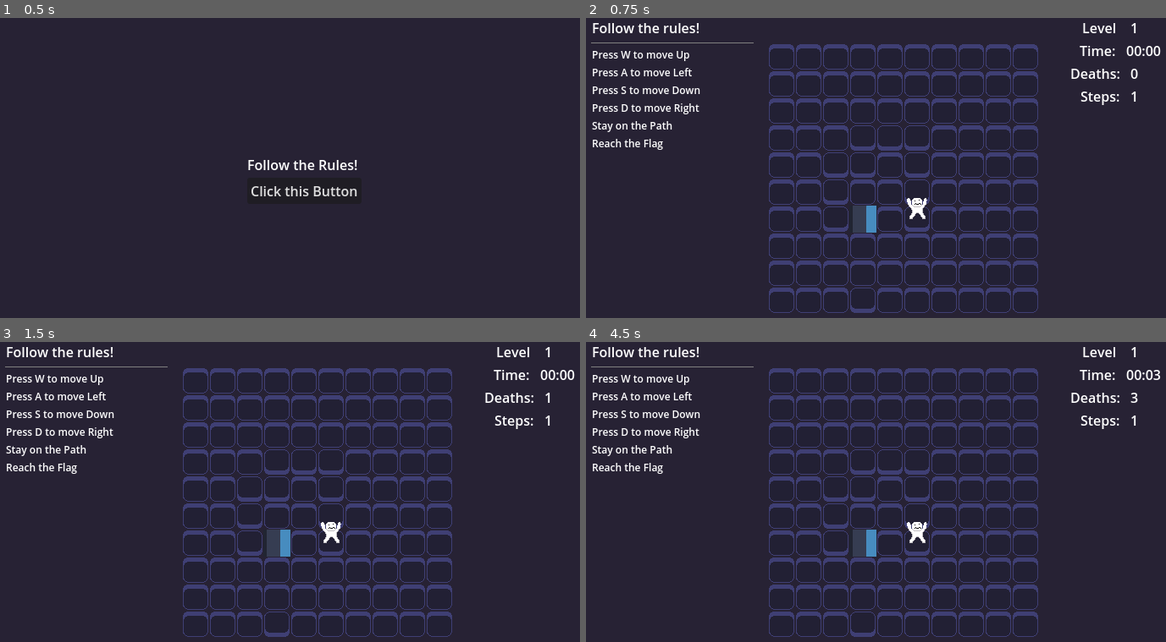
Above: before the commit, frames 1-4 (two rows, left to right).
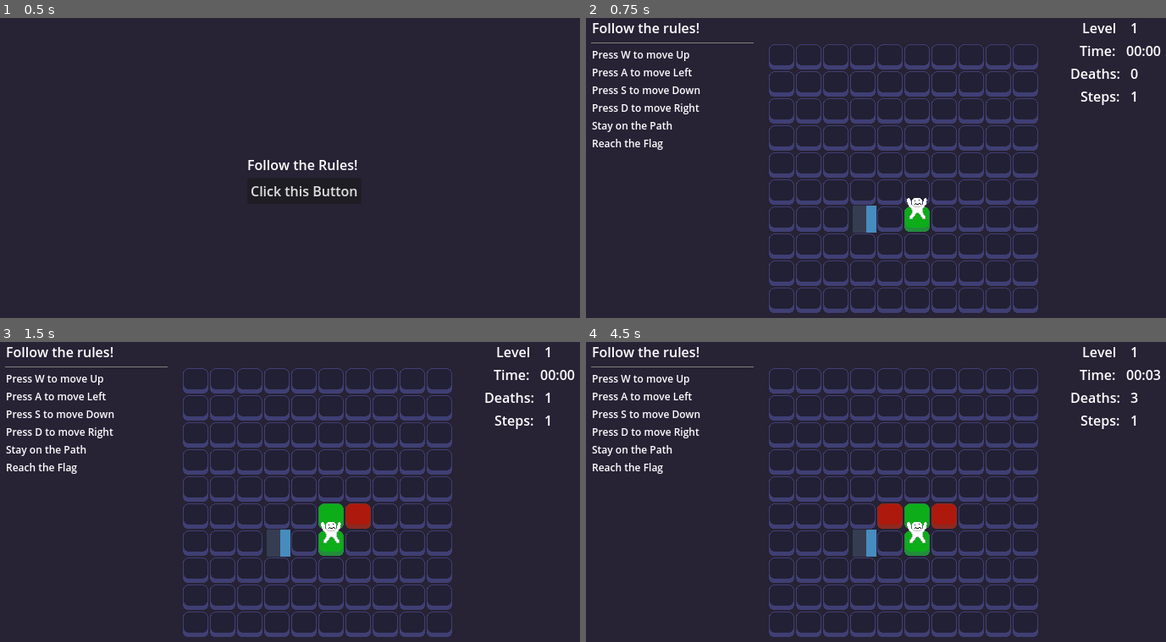
Above: after the commit, the same moments.

Repository: Mkath1423/wgdc-F25-game-jam
Game: Godot game, scene res://scenes/screens/start_up.tscn
Same seed, same stepped clock (60 frames per second), same inputs: the game is played once before the commit and once after it. The engine's default icon, where the game draws it, is replaced by a stand-in: a white triangle on a blue panel in a dark square.
Inputs:
- Up to frame 1 (0.5 s): no input
- Up to frame 2 (0.75 s): click "Click this Button" at 0.5 s
- Up to frame 3 (1.5 s): tap W (move_up) at 1.25 s; hold D (move_right) from 1.28 s (still down)
- Up to frame 4 (4.5 s): tap W (move_up) at 2, 2.75, 3.5 s; release D (move_right) at 2.03 s; hold S (move_down) 2.03-2.78 s; hold D (move_right) 2.78-3.53 s; hold W (move_up) 3.53-4.28 s; hold A (move_left) from 4.28 s (still down)

Frame 1 is identical in both runs. In frame 2, 8.9% of the frame differs, in the area x 31-78%, y 8-99%; in frame 3, 9.4%; in frame 4, 9.7%.

Commit message:
added level changing colours

Diff:
--- a/follow-the-rules/levels/level2.tres
+++ b/follow-the-rules/levels/level2.tres
@@ -15,4 +15,5 @@
 player_starting_position = Vector2i(5, 3)
 flag_starting_position = Vector2i(3, 3)
 path = Array[Vector2i]([Vector2i(3, 5), Vector2i(3, 6), Vector2i(4, 6), Vector2i(5, 6), Vector2i(5, 5), Vector2i(5, 4), Vector2i(5, 3), Vector2i(2, 5), Vector2i(2, 4), Vector2i(2, 3), Vector2i(3, 0)])
+pathHidden = true
 metadata/_custom_type_script = "uid://bpcnqrhdxhfcf"
--- a/follow-the-rules/levels/level3.tres
+++ b/follow-the-rules/levels/level3.tres
@@ -15,4 +15,5 @@
 grid_size = Vector2i(10, 10)
 flag_starting_position = Vector2i(2, 0)
 path = Array[Vector2i]([Vector2i(0, 0), Vector2i(0, 1), Vector2i(0, 2), Vector2i(0, 3), Vector2i(1, 3), Vector2i(2, 3), Vector2i(2, 2), Vector2i(2, 1), Vector2i(2, 0)])
+pathHidden = true
 metadata/_custom_type_script = "uid://bpcnqrhdxhfcf"
--- a/follow-the-rules/scenes/tiles/tile.tscn
+++ b/follow-the-rules/scenes/tiles/tile.tscn
@@ -1,13 +1,26 @@
-[gd_scene load_steps=3 format=3 uid="uid://basujupmlla30"]
+[gd_scene load_steps=6 format=3 uid="uid://basujupmlla30"]
 
-[ext_resource type="Texture2D" uid="uid://dq5h2bq5pl458" path="res://art/sprites.png" id="1_fsv8g"]
+[ext_resource type="Texture2D" uid="uid://c5k2r1tv0y4ai" path="res://art/sprites.png" id="1_fsv8g"]
 [ext_resource type="Script" uid="uid://d3i3trqsgh81u" path="res://scripts/grid/gridsquare.gd" id="2_wmtt7"]
+
+[sub_resource type="AtlasTexture" id="AtlasTexture_i38sc"]
+atlas = ExtResource("1_fsv8g")
+region = Rect2(32, 0, 32, 32)
+
+[sub_resource type="AtlasTexture" id="AtlasTexture_y6dap"]
+atlas = ExtResource("1_fsv8g")
+region = Rect2(64, 0, 32, 32)
+
+[sub_resource type="AtlasTexture" id="AtlasTexture_4u2tw"]
+atlas = ExtResource("1_fsv8g")
+region = Rect2(96, 0, 32, 32)
 
 [node name="tile" type="Node2D"]
 script = ExtResource("2_wmtt7")
 base_color = Color(1, 1, 1, 1)
+gridTextures = Array[Texture2D]([SubResource("AtlasTexture_i38sc"), SubResource("AtlasTexture_y6dap"), SubResource("AtlasTexture_4u2tw")])
 
 [node name="Sprite2D" type="Sprite2D" parent="."]
 texture = ExtResource("1_fsv8g")
 region_enabled = true
-region_rect = Rect2(32, 0, 32, 32)
+region_rect = Rect2(0, 0, 32, 32)
--- a/follow-the-rules/scripts/grid/grid.gd
+++ b/follow-the-rules/scripts/grid/grid.gd
@@ -6,9 +6,11 @@
 
 @export var tile_scene : PackedScene = preload("res://scenes/tiles/tile.tscn")
 
+@export var gridArray : Array[Node2D]
 
 func spawn_grid(data: LevelData) -> void:
 	grid_size = data.grid_size
+	gridArray.clear()
 
 	for i in range(data.grid_size.x):
 		for j in range(data.grid_size.y):
@@ -23,8 +25,7 @@
 			tmp.gridx = i
 			tmp.gridy = j
 
-			tmp.updateone()
-
+			gridArray.append(tmp)
 			add_child(tmp)
 			tmp.global_position = get_grid_pos(Vector2i(i, j))
 
@@ -35,3 +36,6 @@
 
 func get_grid_pos(grid_pos : Vector2i) -> Vector2i:
 	return global_position + Vector2(grid_pos) * (Vector2(1, -1) * cell_size + cell_padding)
+
+func get_grid_object(grid_pos : Vector2i) -> Node2D:
+	return gridArray[grid_size.x * grid_pos.x + grid_pos.y]
--- a/follow-the-rules/scripts/grid/gridsquare.gd
+++ b/follow-the-rules/scripts/grid/gridsquare.gd
@@ -9,8 +9,20 @@
 
 @export var base_color : Color
 
+@export var gridTextures: Array[Texture2D]
+
 func _ready() -> void:
 	clear()
+	#sprite.texture = gridTextures[0]
+
+func _process(delta: float):
+	if isHidden:
+		sprite.texture = gridTextures[0]
+	else:
+		if !inPath:
+			sprite.texture = gridTextures[1]
+		else:
+			sprite.texture = gridTextures[2]
 
 func clear():
 	set_color(base_color)
@@ -18,10 +30,10 @@
 func set_color(color : Color):
 	sprite.modulate = color
 
-func updateone():
-	if isHidden:
-		self.transform.rotated(90)
-	if !inPath:
-		scale.y = -1
-	else:
-		scale.y = 1
+#func updateone():
+#	if isHidden:
+#		sprite.texture = gridTextures[0]
+#	if !inPath:
+#		sprite.texture = gridTextures[1]
+#	else:
+#		sprite.texture = gridTextures[2]
--- a/follow-the-rules/scripts/level_manager.gd
+++ b/follow-the-rules/scripts/level_manager.gd
@@ -46,6 +46,7 @@
 			rules.add_child(tmp)
 
 	GameState.grid.spawn_grid(current_level)
+	GameState.grid.get_grid_object((current_level.player_starting_position)).isHidden = false
 
 	for rule in rules.get_children():
 		if rule is BaseRule:
--- a/follow-the-rules/scripts/player.gd
+++ b/follow-the-rules/scripts/player.gd
@@ -36,9 +36,11 @@
 func set_player_position(pos : Vector2i):
 	player_position = pos
 	self.global_position = GameState.grid.get_grid_pos(player_position)
-
+	$"."
 func step_player(move_dir : Vector2i):
 	set_player_position(player_position + move_dir)
+
+	GameState.grid.get_grid_object(player_position).isHidden = false
 
 	if not GameState.grid.is_in_grid(player_position):
 		call_deferred("kill_player")
